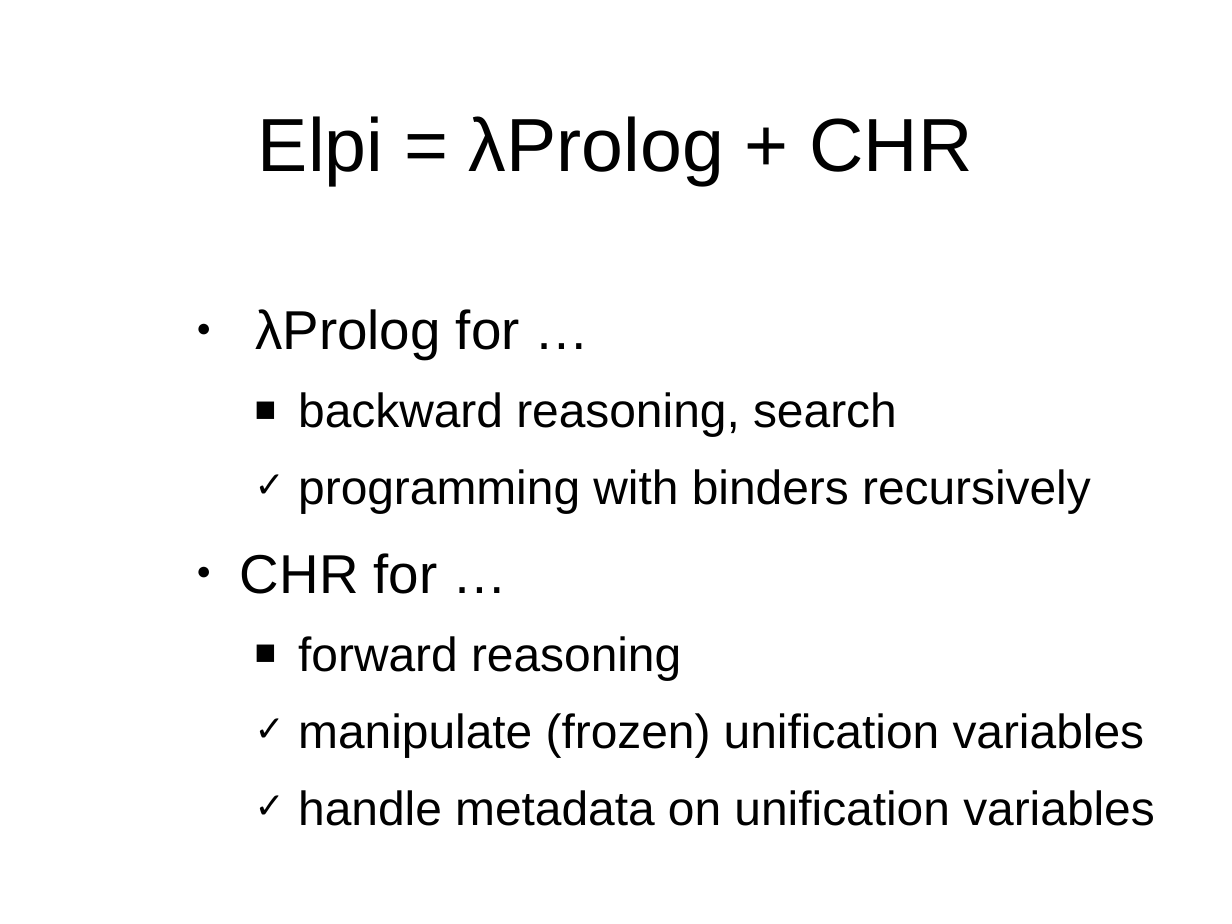
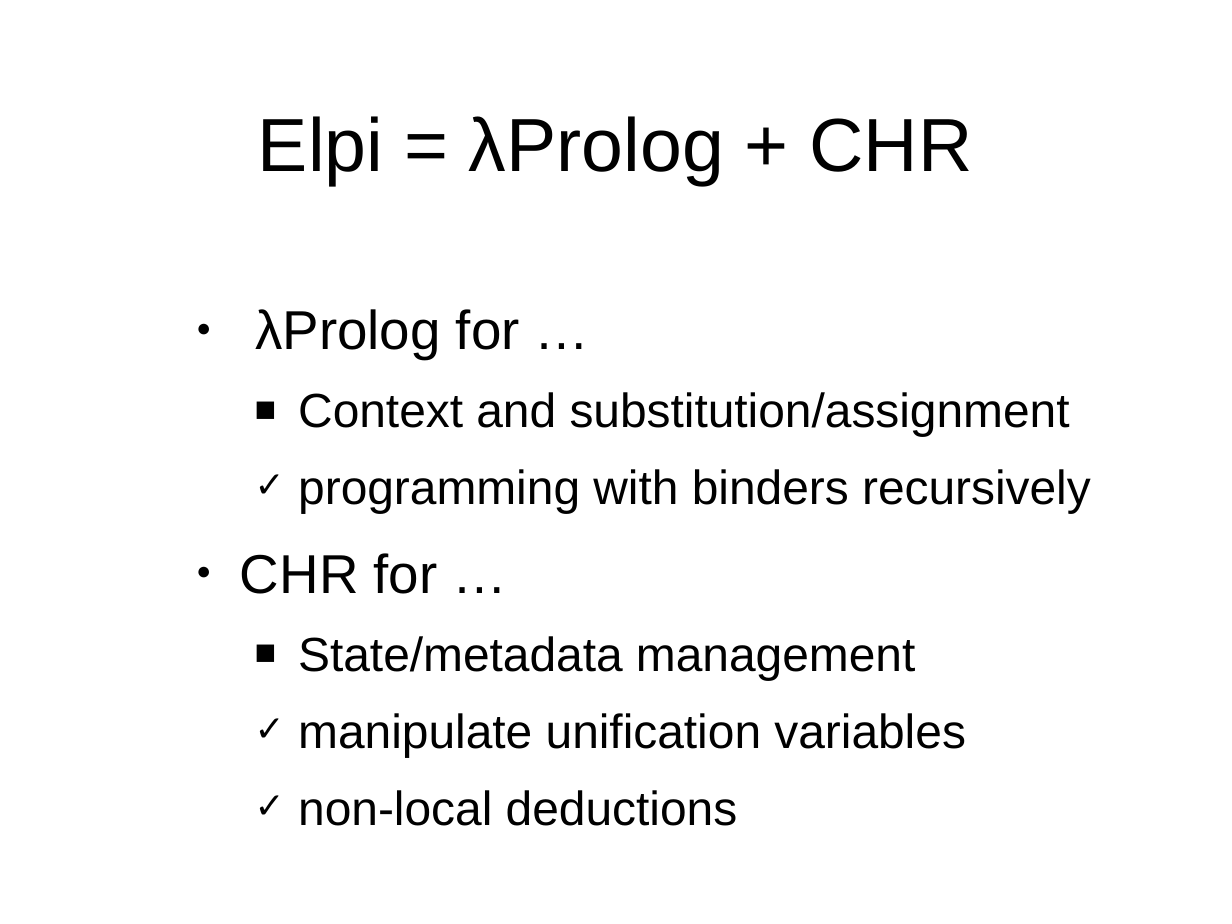
Before and after one commit to gares/demo-nantes-20-12-2023, a slide deck: slide 7 of slides.odp (slide 30 before the commit). Drawn at 1232x924 pixels with LibreOffice and Linux fonts; fonts in the diff are those of the drawing; background and template pictures are left out. Boxes give left, top, right and bottom in pixels: in the first picture for what was removed or moved away, otherwise in the second. Text is boxed around its words. In the diff, an @@ line names an element or a change of style, - is before the commit and + after.

```diff
--- a/slides.odp
+++ b/slides.odp
@@ text at box(298, 392, 1070, 436): text changed @@
-  ■ backward reasoning, search
+  ■ Context and substitution/assignment
@@ text at box(298, 636, 966, 826): text changed @@
-  ■ forward reasoning
-  ✓ manipulate (frozen) unification variables
-  ✓ handle metadata on unification variables
+  ■ State/metadata management
+  ✓ manipulate unification variables
+  ✓ non-local deductions
```
Also in this commit, not shown: 5 other slides changed, 12 slides added, 15 slides removed, 1 other file.
